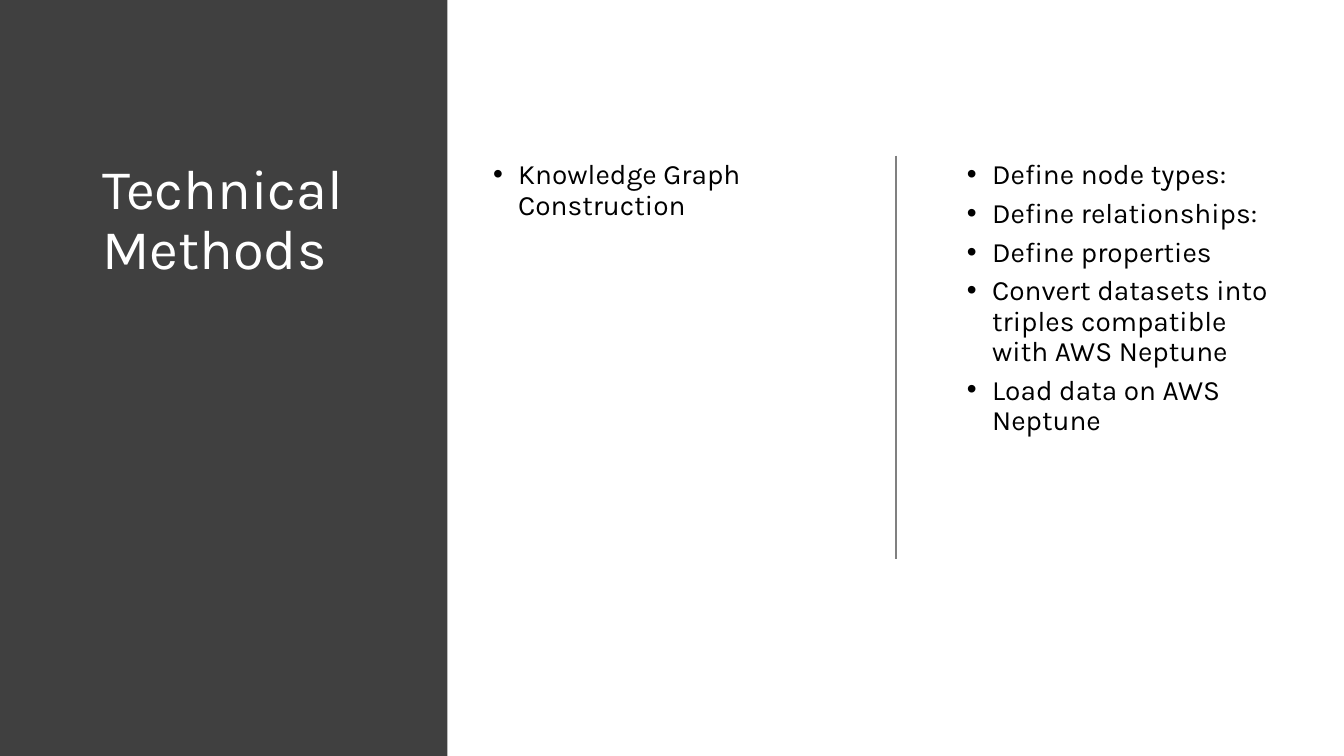
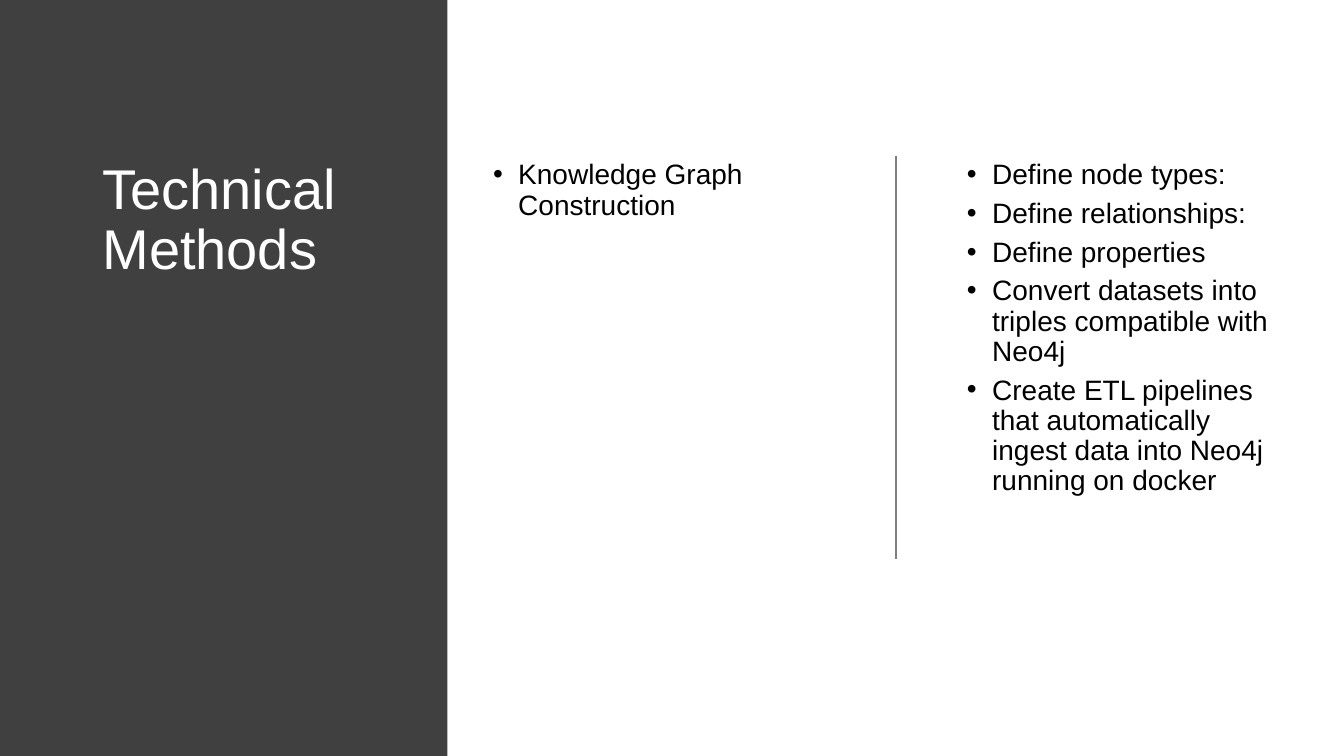
Before and after one commit to collaborativebioinformatics/GeNETwork, a slide deck: slide 5 of Presentation/FinalPresentation_Template.pptx. Drawn at 1344x756 pixels with LibreOffice and Linux fonts; fonts in the diff are those of the drawing. Boxes give left, top, right and bottom in pixels: in the first picture for what was removed or moved away, otherwise in the second. Text is boxed around its words. In the diff, an @@ line names an element or a change of style, - is before the commit and + after.

Commit message:
Final pptx

```diff
--- a/Presentation/FinalPresentation_Template.pptx
+++ b/Presentation/FinalPresentation_Template.pptx
@@ title "Technical Methods" at [102,168,335,270]: font Karla to Arial @@
@@ text "Knowledge Graph Construction" at [518,163,743,216]: font Karla to Arial; less space between paragraphs @@
@@ text at [992,163,1246,267]: font Karla to Arial in "Define node types:", "Define relationships:", "Define properties"; less space between paragraphs @@
@@ text at [992,279,1268,495]: text changed; font Karla to Arial @@
-  • Convert datasets into triples compatible with AWS Neptune
-  • Load data on AWS Neptune
+  • Convert datasets into triples compatible with Neo4j
+  • Create ETL pipelines that automatically ingest data into Neo4j running on docker
```
Also in this commit, not shown: 5 other slides changed, 4 slides added, 2 slides removed.
